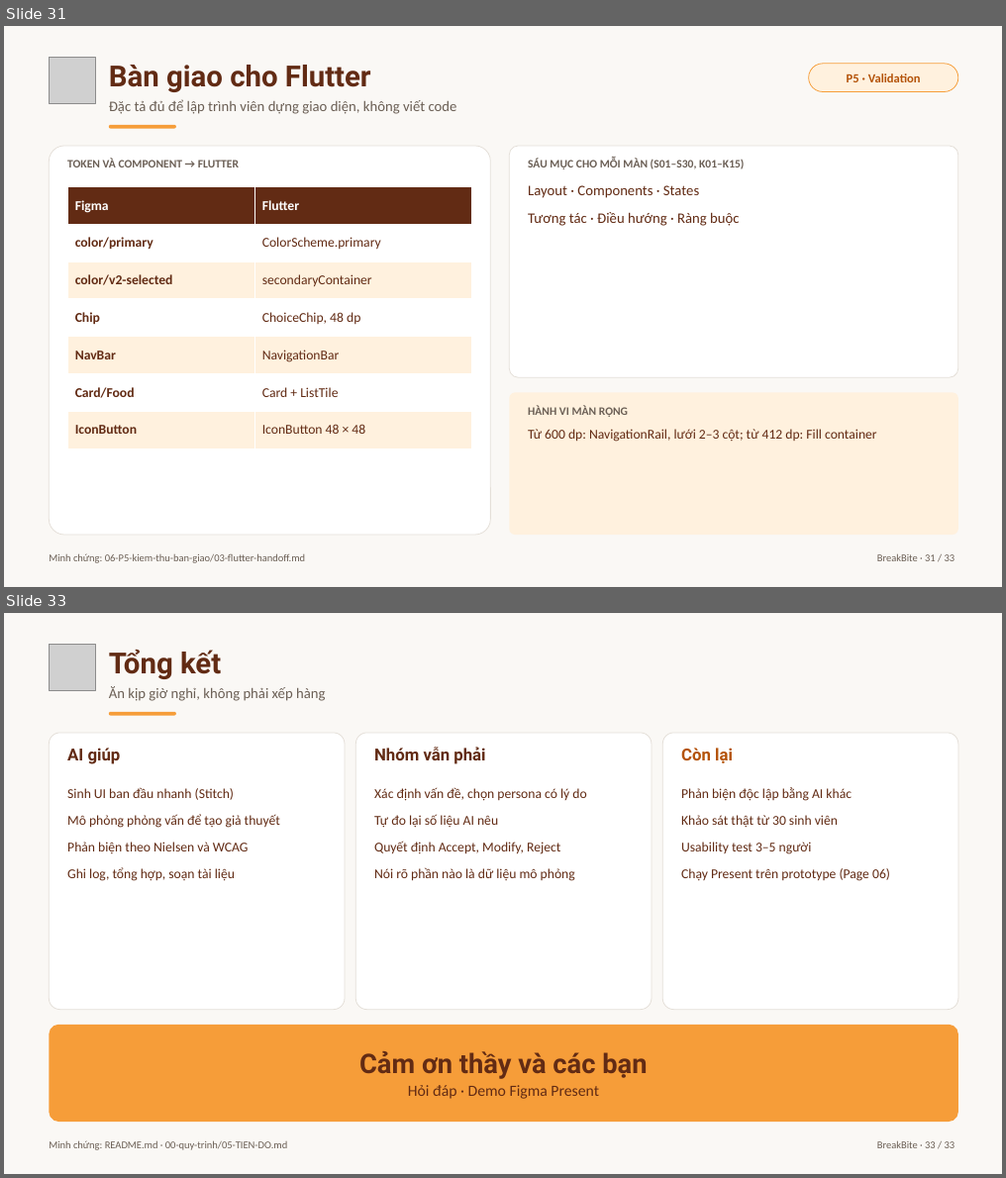
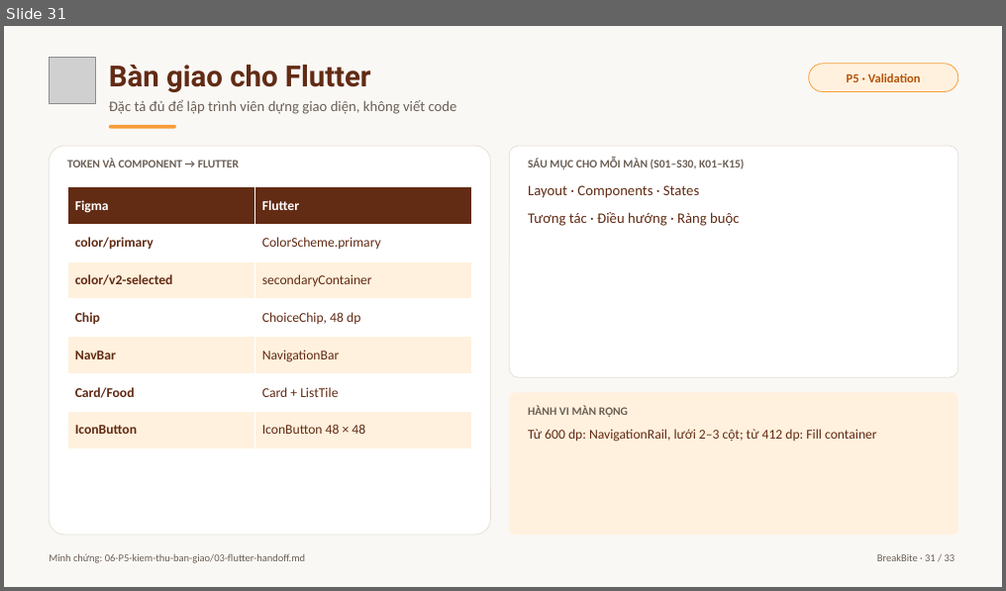
Before and after one commit to baonv0817/PRM323-Lab2-Group2, a slide deck: 07-trinh-bay/BreakBite_Lab2_Presentation.pptx. Shown one above the other, each under a label of ours: slides 31 and 33 before the commit, slide 31 after it; the slides between them are not shown. The pictures are 1006x1178 and 1006x591 pixels, drawn with LibreOffice and Linux fonts; fonts in the diff are those of the drawing; grey boxes stand for pictures. Boxes give left, top, right and bottom in pixels: in the first picture for what was removed or moved away, otherwise in the second. Text is boxed around its words. In the diff, an @@ line names an element or a change of style, - is before the commit and + after.

```diff
--- a/07-trinh-bay/BreakBite_Lab2_Presentation.pptx
+++ b/07-trinh-bay/BreakBite_Lab2_Presentation.pptx
@@ slide 33 removed at box(4, 613, 1002, 1174), background #FAF8F5 @@
@@ picture removed at box(49, 645, 95, 691) @@
@@ text removed at box(109, 649, 221, 679) @@
-Tổng kết
@@ text removed at box(109, 686, 325, 701) @@
-Ăn kịp giờ nghỉ, không phải xếp hàng
@@ rounded rectangle removed at box(109, 712, 176, 716) @@
@@ rounded rectangle removed at box(49, 733, 345, 1010) @@
@@ text removed at box(67, 748, 121, 764) @@
-AI giúp
@@ rounded rectangle removed at box(355, 733, 651, 1010) @@
@@ text removed at box(374, 747, 485, 764) @@
-Nhóm vẫn phải
@@ rounded rectangle removed at box(662, 733, 958, 1010) @@
@@ text removed at box(681, 748, 733, 763) @@
-Còn lại
@@ text removed at box(67, 787, 280, 881) @@
-Sinh UI ban đầu nhanh (Stitch)
-Mô phỏng phỏng vấn để tạo giả thuyết
-Phản biện theo Nielsen và WCAG
-Ghi log, tổng hợp, soạn tài liệu
@@ text removed at box(374, 787, 586, 881) @@
-Xác định vấn đề, chọn persona có lý do
-Tự đo lại số liệu AI nêu
-Quyết định Accept, Modify, Reject
-Nói rõ phần nào là dữ liệu mô phỏng
@@ text removed at box(681, 787, 890, 881) @@
-Phản biện độc lập bằng AI khác
-Khảo sát thật từ 30 sinh viên
-Usability test 3–5 người
-Chạy Present trên prototype (Page 06)
@@ rounded rectangle removed at box(49, 1025, 958, 1122) @@
@@ text removed at box(359, 1052, 647, 1099) @@
-Cảm ơn thầy và các bạn
-Hỏi đáp · Demo Figma Present
@@ text removed at box(49, 1141, 287, 1151) @@
-Minh chứng: README.md · 00-quy-trinh/05-TIEN-DO.md
@@ text removed at box(877, 1142, 955, 1149) @@
-BreakBite · 33 / 33
```
Also in this commit, not shown: 6 slides changed, 1 other file.
